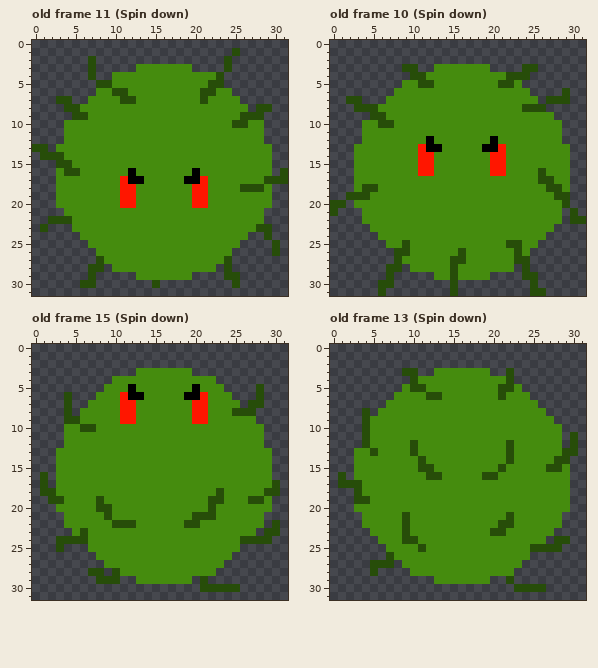
Two versions of one pixel-art file, assets/image/Spinning_Germ.aseprite. The first picture shows the starting point.
32x32 pixels, 17 frames. Shown: old frame 11 (Spin down), old frame 10 (Spin down), old frame 15 (Spin down), old frame 13 (Spin down). The commit also changed other frames, which this record leaves out.
New version:
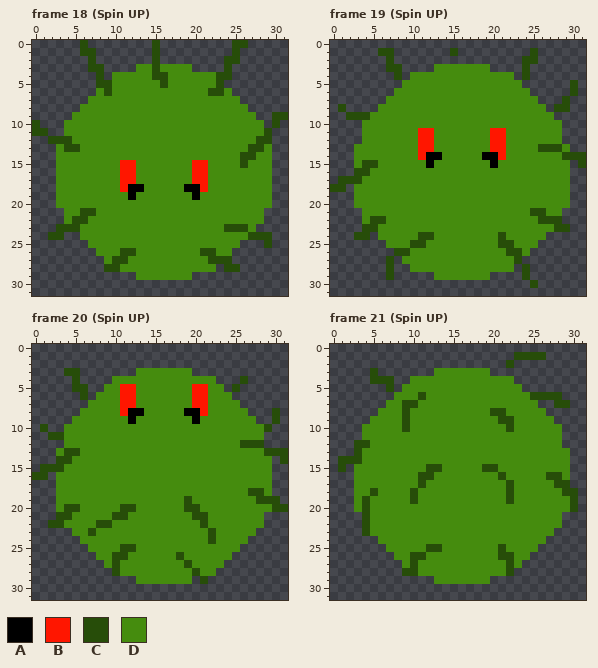
Palette (. is transparent): A #000000  B #ff1600  C #274d09  D #458c0e
A new or re-ordered frame is compared with the old frame closest to it.
Edits made:
frames 17 -> 25
Changed rows in their new state; - is an unchanged pixel.
Frame 18 (Spin UP) is new; against old frame 11 (Spin down), layers "Layer 3", "Layer 2":
first column x 0:
 0 ------C--------C---------CC-----
 1 ------CC-------C----------------
 2 ---------------C---------C------
 3 --------C------C----------------
 4 -------.C------CC-------C-------
 5 ----------------C-----D---------
 6 ---------CDD---------D-C--------
 7 ---..------DD--------D----------
 8 ----..----------------------..--
 9 -----DD-------------------DD.-CC
10 C------------------------DD---C-
11 CC---------------------------C--
12 --CCC-----------------------CC--
13 ..--CC---------------------CC---
14 -..D----------------------CC----
15 ---DD------BB-------BB----C-----
16 ----DD-----BB-------BB---------.
17 ------------BD-----DB--------D..
18 ------------AA-----AA-----DDD---
19 -----------DA-------AD----------
20 -----------DD-------DD----------
21 ------CC------------------------
22 --..DCC-------------------------
23 -.-CCC------------------CCC-..--
24 --CC-----------------------CC---
25 -----------------------------C.-
26 -----------CC--------CC-------.-
27 --------.-CC----------CC--------
28 -------..CC--------------C------
29 -------.----------------..------
30 ------..-------.---------.------
Frame 19 (Spin UP) is new; against old frame 10 (Spin down), layers "Layer 3", "Layer 2":
first column x 0:
 1 ------CC-------C---------C------
 2 -------C----------------CC------
 3 -------CC..--------------.------
 4 --------C-DD----------D.--------
 5 -----------DD--------DD-------C-
 6 -----------------------------.C-
 7 --..-----------------------..---
 8 -C-...------------------DDD-CC--
 9 --CCCDD-------------------------
10 ------DD------------------------
11 -----------BB-------BB----------
12 -----------BB-------BB----------
13 ------------BD-----DB-----CCC---
14 ------------AA-----AA--------CCC
15 ----CC-----DA-------AD---------C
16 ---CC------DD-------DD----D-----
17 -CCC----------------------DD----
18 CC--DD---------------------DD---
19 --.DD-----------------------DD--
20 ..---------------------------D--
21 .------------------------CC---.-
22 -----CC-------------------CCC-..
23 ----CC----------------------CC--
24 ---CC------CC--------C----------
25 ---------DCC---------C-D--------
26 ----------------D-----C---------
27 -------C.------DD-------.-------
28 --------.------D----------------
29 ---------------D---------.------
30 ------..-------.----------------
31 ------.--------.---------..-----
Frame 20 (Spin UP) is new; against old frame 15 (Spin down), layers "Layer 3", "Layer 2":
first column x 0:
 3 ----CC--------------------------
 4 -----C--------------------C-----
 5 -----CC----BB-------BB---C--.---
 6 ----.-C-----BD-----DB-------.---
 7 ----.----------------------..---
 8 ----.-------AA-----AA----DD.--C-
 9 ----.D-----DA-------AD--------C-
10 -C----DD---------------------C--
11 --CC----------------------------
12 --------------------------CCC---
13 ----CC-----------------------CCC
14 ---CC--------------------------C
15 -CCC----------------------------
16 C-------------------------------
17 -.----------------------------.-
18 -..--------------------D---CCD.-
19 --.D----D----------C--DD---D-CC-
20 ----CC--DD-CC------CC-D-------CC
21 ---CC----DCC----------D---------
22 --CC----CCDDD------DDC--------.-
23 ------DC--------------C------..-
24 ---...D---------------C---D...--
25 ---.-------CC-------------------
26 ----------CC------C-------------
27 ----------C--------C------------
28 -------..-----------C-----------
29 --------...---------------------
30 ---------------------.....------
Frame 21 (Spin UP) is new; against old frame 13 (Spin down), layer "Layer 3":
first column x 1:
 1 ----------------------CCCC----
 2 ---------------------C--------
 3 ----C---..-----------.--------
 4 ----CCC--D-----------D--------
 5 ------C--DD---------DD--------
 6 ----------CDD-------D---CCCC--
 7 --------CC-----------------CC-
 8 ---.----C----------CC---------
 9 ---.----C-----------CC--------
10 ---D----C------------C--------
11 ---D-------------------------.
12 --C------D-----------D-------.
13 --C-D----D-----------D------D.
14 CCC-------D----------D-----DD-
15 C---------D-C-----CCD-----DD--
16 .---------C-D-----DDC-----CC--
17 ..D-------C----------C-----CC-
18 --D-C----C-----------C------CC
19 --D------C-----------C-------C
20 ---C-------------------------C
21 ---C----D------------D--------
22 ---C----D-----------DD--------
23 ---C----D----------DD---------
24 --------DD-----------------..-
25 ----------DCC-------C---D...--
26 ------.--CC---------CC--------
27 ----...--C-----------C--------
28 ----.---CC-----------C--------
29 ---------------------.--------
30 ----------------------....----
Boxes around the changes in both pictures, in picture pixels (x1, y1, x2, y2):
changed: (32, 40, 168, 288)
changed: (184, 40, 288, 288)
changed: (330, 48, 466, 296)
changed: (482, 48, 586, 296)
changed: (32, 368, 144, 584)
changed: (176, 376, 288, 592)
changed: (482, 352, 578, 592)
changed: (338, 368, 442, 576)
